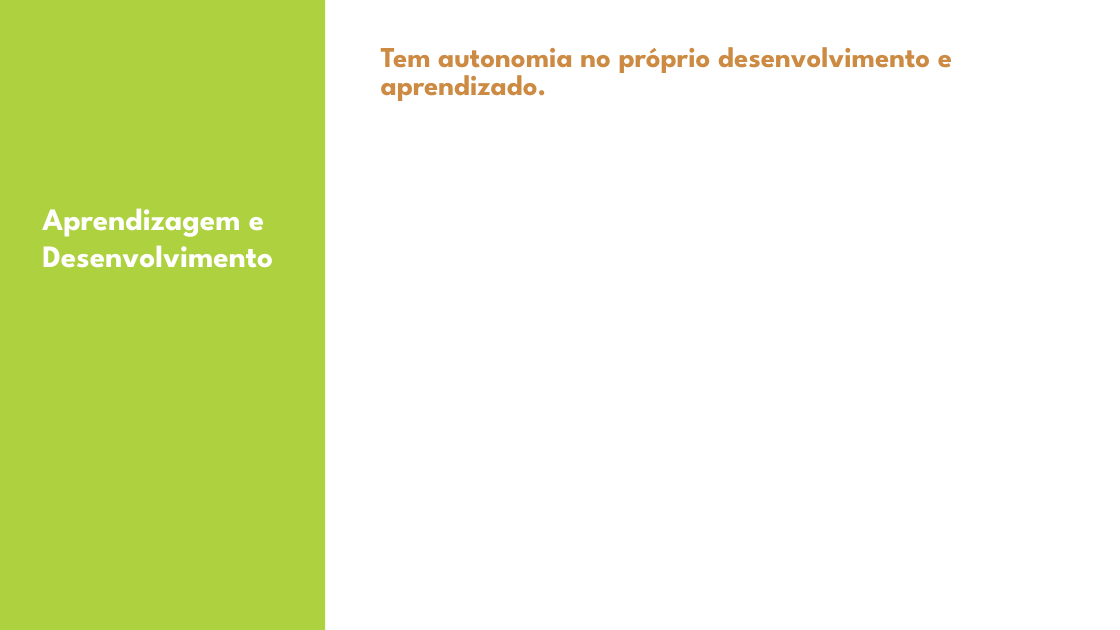
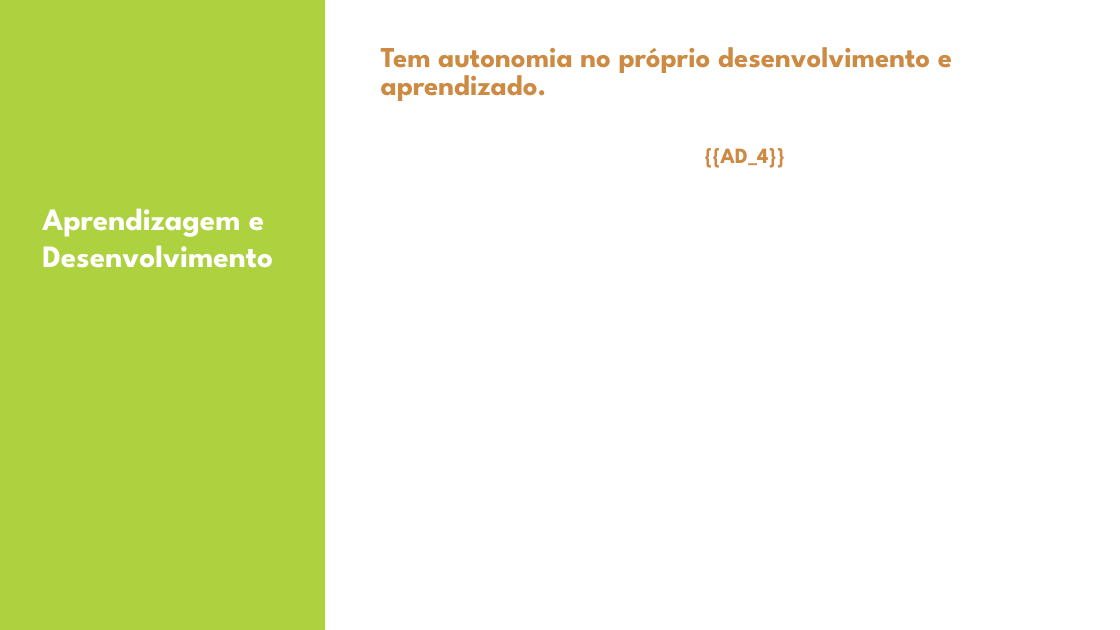
Before and after one commit to hugobovareto/Avaliacao-de-Desempenho-2025, a slide deck: slide 20 of templates/[GARN] Modelo de apresentação de slides.pptx. Drawn at 1120x630 pixels with LibreOffice and Linux fonts; fonts in the diff are those of the drawing; background and template pictures are left out. Boxes give left, top, right and bottom in pixels: in the first picture for what was removed or moved away, otherwise in the second. Text is boxed around its words. In the diff, an @@ line names an element or a change of style, - is before the commit and + after.

```diff
--- a/templates/[GARN] Modelo de apresentação de slides.pptx
+++ b/templates/[GARN] Modelo de apresentação de slides.pptx
@@ text added at <box>704,148,785,168</box>, 14 pt, text #CC8A42, bold @@
+{{AD_4}}
```
Also in this commit, not shown: 27 other slides changed, 4 other files.
